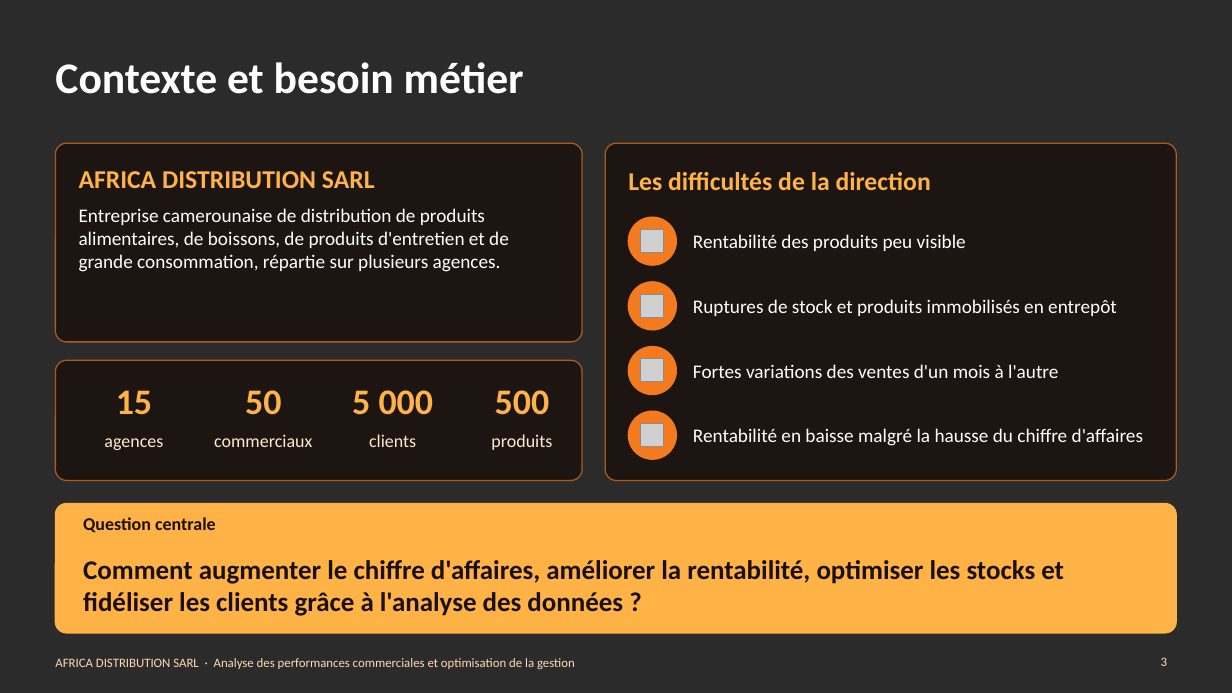
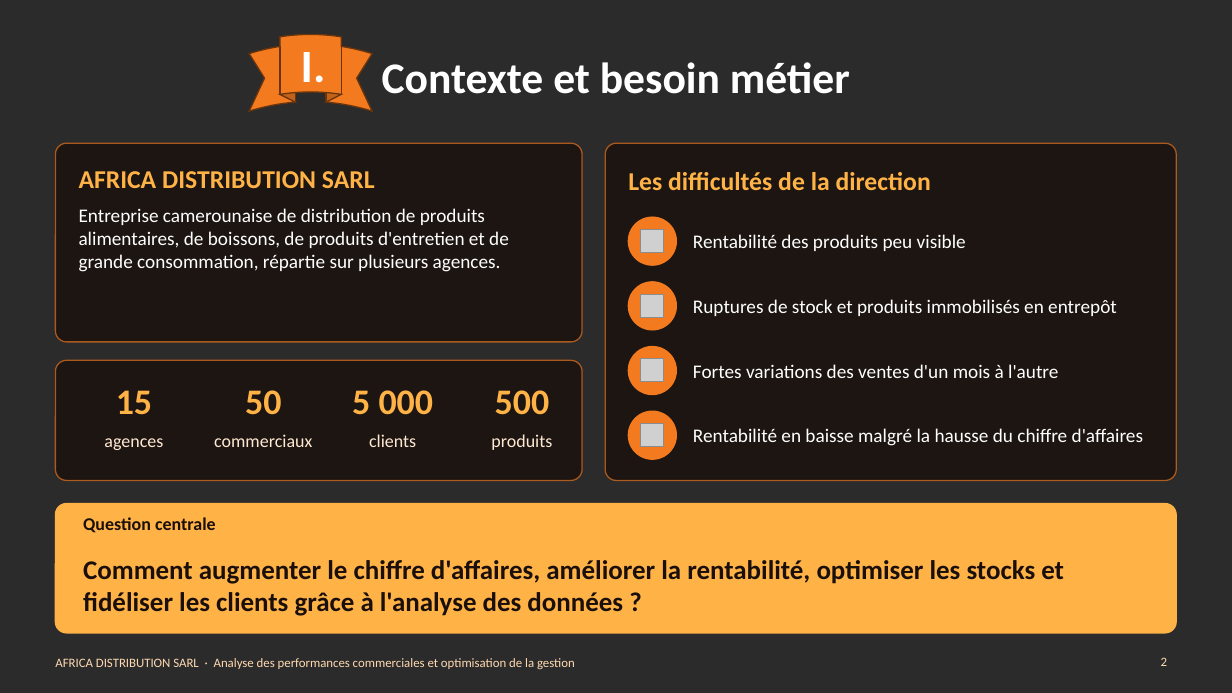
Before and after one commit to Agatte-Data/STAGE-DATA-ANALYST, a slide deck: slide 2 of 08_PRESENTATION/Presentation_AFRICA_DISTRIBUTION.pptx (slide 3 before the commit). Drawn at 1232x693 pixels with LibreOffice and Linux fonts; fonts in the diff are those of the drawing; grey boxes stand for pictures; background and template pictures are left out; a plain dark background stands for a picture behind light text. Boxes give left, top, right and bottom in pixels: in the first picture for what was removed or moved away, otherwise in the second. Text is boxed around its words. In the diff, an @@ line names an element or a change of style, - is before the commit and + after.

```diff
--- a/08_PRESENTATION/Presentation_AFRICA_DISTRIBUTION.pptx
+++ b/08_PRESENTATION/Presentation_AFRICA_DISTRIBUTION.pptx
@@ title "Contexte et besoin métier" at <box>382,62,850,94</box>: alignment left to centre @@
@@ ellipse ribbon added at <box>250,34,372,111</box>, fill #F37A1F, outline #6B350E 1 pt @@
@@ text added at <box>301,52,326,93</box>, 36 pt, text #FFFFFF, bold @@
+I.
@@ page number at <box>1161,657,1167,666</box>: text changed @@
-3
+2
```
Also in this commit, not shown: 15 other slides changed, 1 slide added, 1 slide removed, 11 other files.
